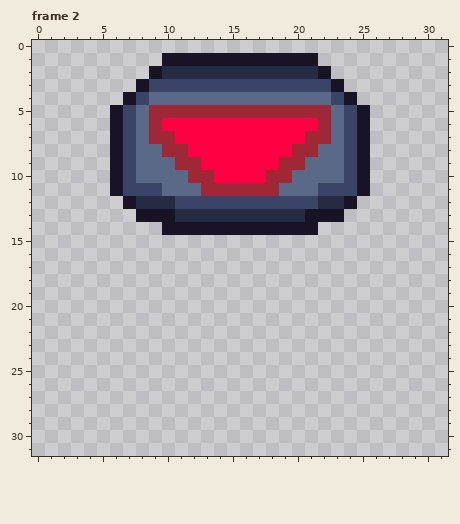
File history of a pixel-art file, Aseprite/Enemies/Robots/kill mode/robot_1_kill-mode-32.aseprite. Above is the file before it was changed.
32x32 pixels, 5 frames. Shown: frame 2. The commit also changed other frames, which this record leaves out.
The result:
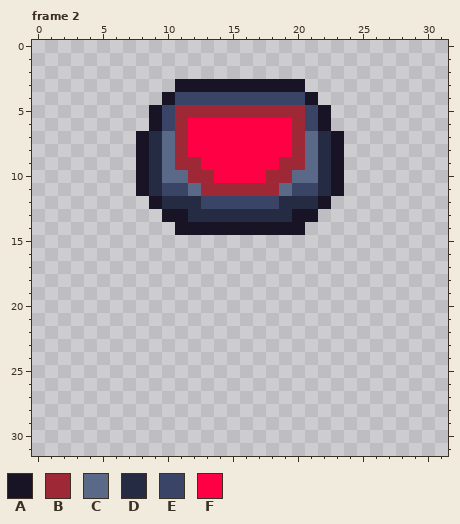
Palette (. is transparent): A #181425  B #9e2835  C #5a6988  D #262b44  E #3a4466  F #ff0044
Message: edited the robot designs, made a new 3rd robot enemy design
From old to new:
Changed rows in their new state; - is an unchanged pixel.
Frame 2, layers "eye", "head":
first column x 6:
 1 ----............----
 2 ---..............---
 3 --...AAAAAAAAAA...--
 4 -...AEEEEEEEEEEA...-
 5 ...AE----------EA...
 6 ...AEB--------BEA...
 7 ..ADCB--------BCDA..
 8 ..ADC----------CDA..
 9 ..AD------------DA..
10 ..AD------------DA..
11 ..ADEE--------EEDA..
12 -..A-DD------DDDA..-
13 --..-A--------A-..--
14 ----.----------.----
Boxes around the changes in both pictures, in picture pixels (x1, y1, x2, y2):
changed: (110, 53, 370, 235)
